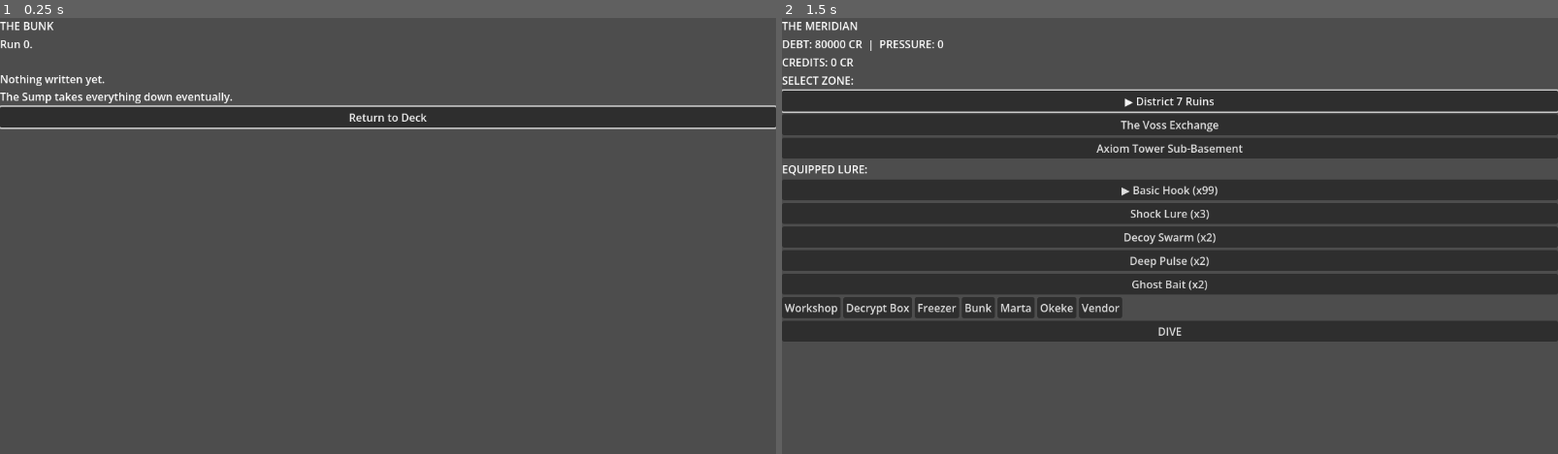
Above: before the commit, frames 1-2 (left to right).
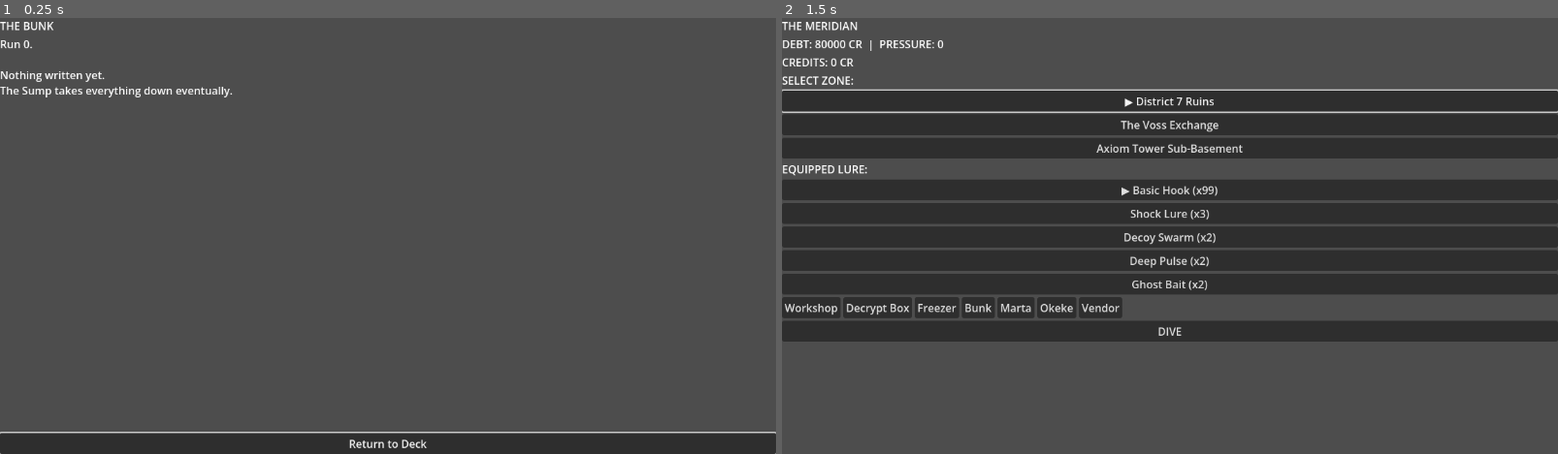
Above: after the commit, the same moments.

Repository: Teeohbee/deadcast
Game: Godot game, scene res://scenes/barge_hub/Bunk.tscn
The game is run twice, just before and just after one commit, with the same random seed, the same clock (stepped at 60 frames per second) and the same inputs. This scene is started directly instead of the project's main scene.
Inputs (mouse positions are in pixels of both pictures, inside the frame that each line leads up to):
- Up to frame 1 (0.25 s): no input
- Up to frame 2 (1.5 s): move the mouse to (1340, 214) at 0.52 s; hold J (action_slack) 0.53-1.25 s; click (1340, 214) at 0.67 s; click "Return to Deck" at 1.25 s

The runs differ from the first frame. In frame 1, 11% of the frame differs, in the area x 0-100%, y 12-100%; in frame 2, nothing differs.

Commit message:
feat: Bunk journal — renders GameState.journal_entries in reverse order

Diff:
--- a/scenes/barge_hub/Bunk.gd
+++ b/scenes/barge_hub/Bunk.gd
@@ -1,12 +1,17 @@
 # scenes/barge_hub/Bunk.gd
 extends Control
 
-@onready var journal_label: Label = $VBoxContainer/JournalLabel
+@onready var journal_label: RichTextLabel = $VBoxContainer/JournalLabel
 @onready var back_button: Button = $VBoxContainer/BackButton
 
 func _ready() -> void:
 	back_button.focus_mode = Control.FOCUS_ALL
 	back_button.pressed.connect(func(): get_tree().change_scene_to_file("res://scenes/barge_hub/BargeHub.tscn"))
+	back_button.grab_focus()
 
-	journal_label.text = "Run %d.\n\nNothing written yet.\nThe Sump takes everything down eventually." % GameState.run_count
-	back_button.grab_focus()
+	if GameState.journal_entries.is_empty():
+		journal_label.text = "Run %d.\n\nNothing written yet.\nThe Sump takes everything down eventually." % GameState.run_count
+	else:
+		var reversed_entries = GameState.journal_entries.duplicate()
+		reversed_entries.reverse()
+		journal_label.text = "\n\n---\n\n".join(reversed_entries)
--- a/scenes/barge_hub/Bunk.tscn
+++ b/scenes/barge_hub/Bunk.tscn
@@ -18,8 +18,11 @@
 [node name="TitleLabel" type="Label" parent="VBoxContainer"]
 text = "THE BUNK"
 
-[node name="JournalLabel" type="Label" parent="VBoxContainer"]
-text = ""
+[node name="JournalLabel" type="RichTextLabel" parent="VBoxContainer"]
+fit_content = true
+scroll_active = false
+bbcode_enabled = false
+size_flags_vertical = 3
 
 [node name="BackButton" type="Button" parent="VBoxContainer"]
 text = "Return to Deck"
